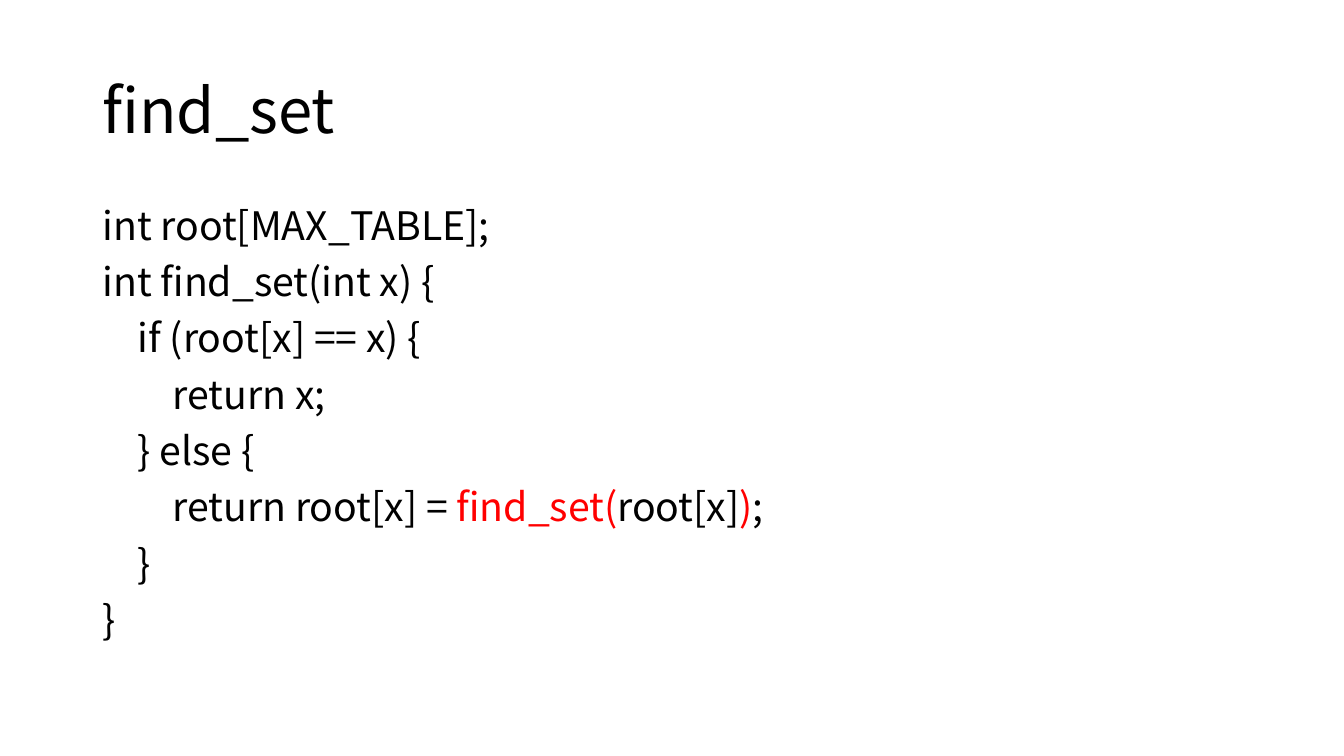
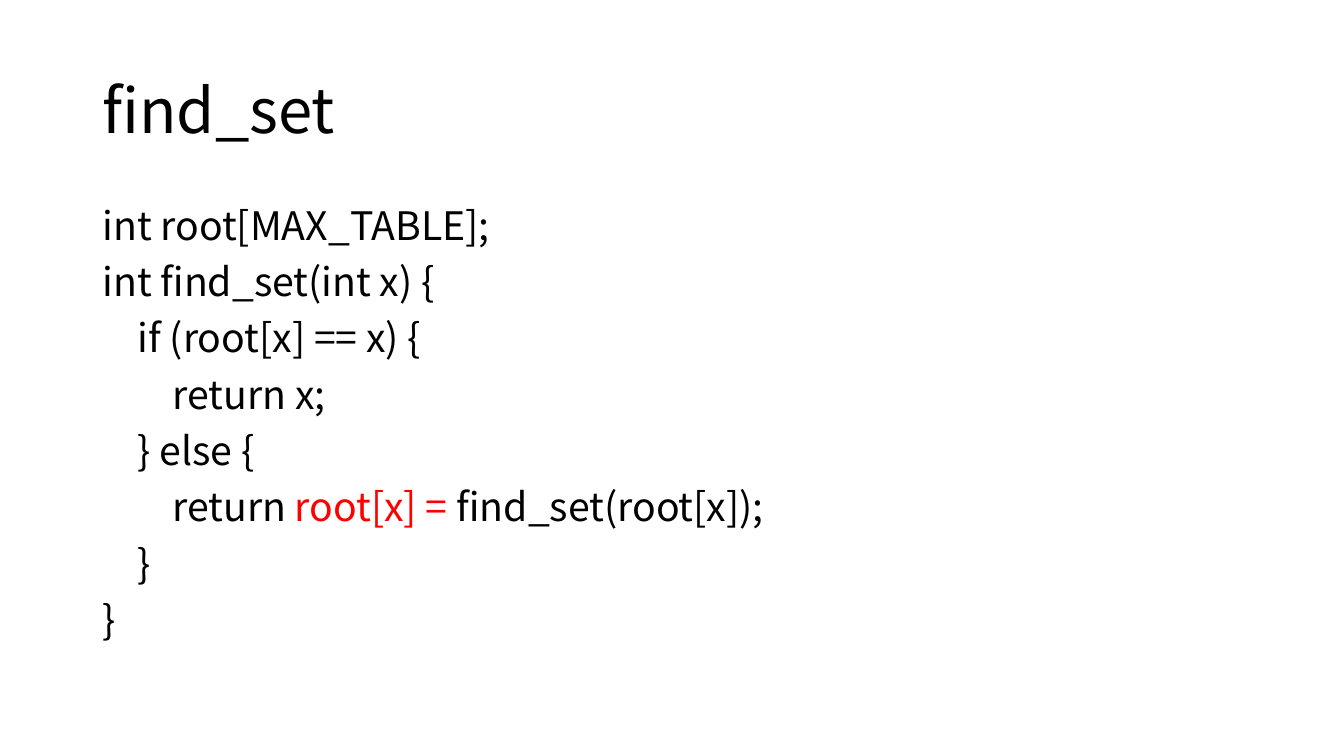
Before and after one commit to seokjeongeum/professional-studies, a slide deck: slide 4 of presentations/4195 친구 네트워크.pptx. Drawn at 1344x756 pixels with LibreOffice and Linux fonts; fonts in the diff are those of the drawing. Boxes give left, top, right and bottom in pixels: in the first picture for what was removed or moved away, otherwise in the second. Text is boxed around its words. In the diff, an @@ line names an element or a change of style, - is before the commit and + after.

Commit message:
4195 친구 네트워크 presentation.

```diff
--- a/presentations/4195 친구 네트워크.pptx
+++ b/presentations/4195 친구 네트워크.pptx
@@ text at box(173, 489, 763, 529): text colour #000000 to #FF0000 in "root[x] ="; text colour #FF0000 to #000000 in "find_set(root[x]);" @@
```
